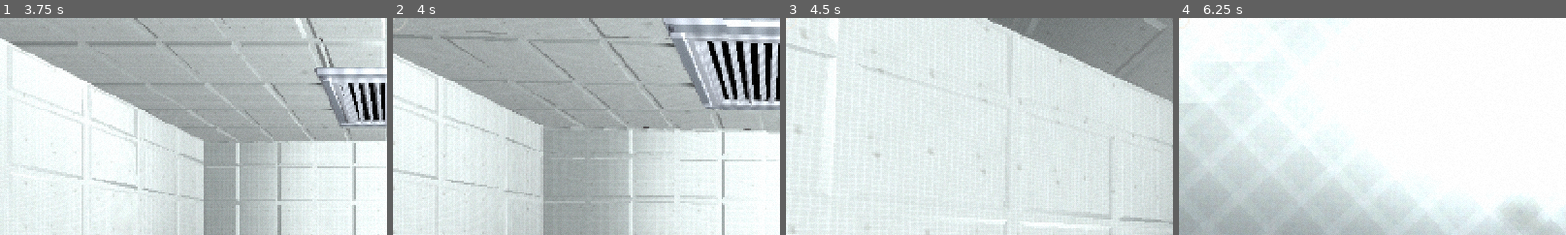
Above: before the commit, frames 1-4 (left to right).
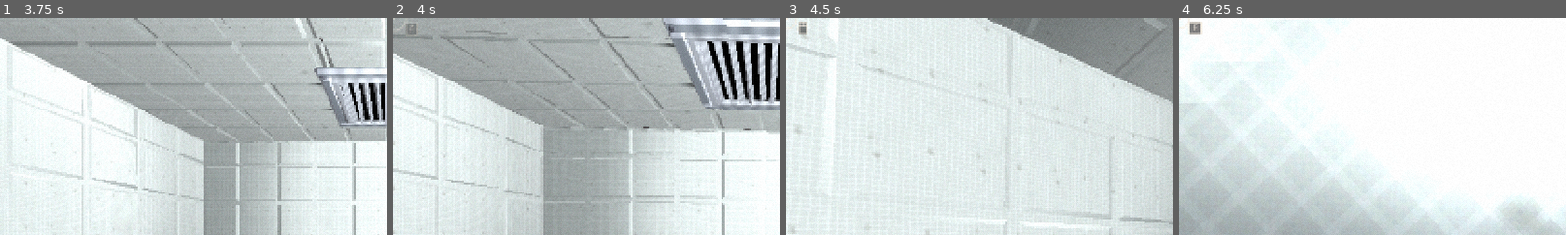
Above: after the commit, the same moments.

Repository: innollia/flesh-pit
Game: Godot game, scene res://main/scenes/main.tscn
The game is run twice, just before and just after one commit, with the same random seed, the same clock (stepped at 60 frames per second) and the same inputs.
Inputs (mouse positions are % of the whole screen's width and height, from its top left):
- Up to frame 1 (3.75 s): tap Enter (ui_accept) at 0.5, 1.25 s; move the mouse to (55, 50) at 0.52 s; hold W (fdk_move_forward) from 0.53 s (still down); tap F (fp_interact) at 0.6, 1.55, 2.3, 3.05 s; click (55, 50) at 0.67 s; tap Space (fdk_jump) at 0.77, 1.07, 1.52, 1.82, 3.02, 3.32 s; move the mouse to (45, 50) at 1.27 s; tap Ctrl (fdk_crouch) at 1.35 s; click (45, 50) at 1.42 s; move the mouse to (52, 48) at 2.02 s; press the mouse at (52, 48) at 2.03 s; move the mouse to (49, 52) at 2.77 s; release the mouse at (49, 52) at 2.78 s; tap Down (fdk_look_down) at 2.85 s; click (49, 52) at 2.92 s; move the mouse to (57, 51) at 3.52 s; hold Left (fdk_look_left) from 3.53 s (still down); click (57, 51) at 3.67 s
- Up to frame 2 (4 s): keep holding W (fdk_move_forward); keep holding Left (fdk_look_left); tap Space (fdk_jump) at 3.77 s; tap F (fp_interact) at 3.8 s
- Up to frame 3 (4.5 s): keep holding W (fdk_move_forward); tap Space (fdk_jump) at 4.07 s; move the mouse to (42, 49) at 4.27 s; release Left (fdk_look_left) at 4.28 s; tap Right (fdk_look_right) at 4.35 s; click (42, 49) at 4.42 s
- Up to frame 4 (6.25 s): tap Space (fdk_jump) at 4.52, 4.82, 6.02 s; tap F (fp_interact) at 4.55, 5.3, 6.05 s; move the mouse to (51, 50) at 5.02 s; hold Up (fdk_look_up) 5.03-5.78 s; click (51, 50) at 5.17 s; move the mouse to (46, 48) at 5.77 s; release W (fdk_move_forward) at 5.78 s; hold D (fdk_move_right) from 5.78 s (still down); tap G (fp_barrier) at 5.85 s; click (46, 48) at 5.92 s
The pictures show only the part of the screen within x 0-50%, y 0-50%; the shares and areas given below are measured in that part.

Frame 1 is identical in both runs. In frame 2, 0.1% of the frame differs, in the area x 3-7%, y 2-9%; in frame 3, 0.1%; in frame 4, 0.2%, in the area x 2-7%, y 1-8%.

Commit message:
W32: interact ring shows device button glyph at 4 o'clock

Diff:
--- a/game/main/scripts/fp_interact_ring.gd
+++ b/game/main/scripts/fp_interact_ring.gd
@@ -2,14 +2,35 @@
 
 ## Wordless interaction affordance (W03/W32, spec 03 §9 "상호작용이 뜬다"):
 ## a thin pale ring round the screen centre that fades in when fp_interact
-## would do something. No text, no icon language to learn.
+## would do something. A small button glyph sits at the ring's 4 o'clock,
+## matching the device the player last touched (keyboard F key cap,
+## gamepad X button, or a mouse with its side button lit).
 
 var shown: bool = false
+## "keyboard" | "pad" | "mouse" — follows the last input device used.
+var device: String = "keyboard"
 var _a: float = 0.0
+
+const INK := Color(0.96, 0.93, 0.88)
+const DARK := Color(0.08, 0.07, 0.07)
 
 func _ready() -> void:
 	set_anchors_preset(Control.PRESET_FULL_RECT)
 	mouse_filter = Control.MOUSE_FILTER_IGNORE
+
+func _input(event: InputEvent) -> void:
+	var d := device
+	if event is InputEventKey:
+		d = "keyboard"
+	elif event is InputEventJoypadButton:
+		d = "pad"
+	elif event is InputEventJoypadMotion and absf((event as InputEventJoypadMotion).axis_value) > 0.4:
+		d = "pad"
+	elif event is InputEventMouseButton:
+		d = "mouse"
+	if d != device:
+		device = d
+		queue_redraw()
 
 func _process(delta: float) -> void:
 	var target := 1.0 if shown else 0.0
@@ -23,5 +44,54 @@
 		return
 	var c := size * 0.5
 	var r := lerpf(22.0, 14.0, _a)
-	draw_arc(c, r, 0.0, TAU, 40, Color(0.96, 0.93, 0.88, 0.75 * _a), 2.0, true)
-	draw_circle(c, 2.0, Color(0.96, 0.93, 0.88, 0.9 * _a))
+	draw_arc(c, r, 0.0, TAU, 40, Color(INK, 0.75 * _a), 2.0, true)
+	draw_circle(c, 2.0, Color(INK, 0.9 * _a))
+	# 4 o'clock: 30 degrees below the right horizontal (screen y points down).
+	var p := c + Vector2(cos(deg_to_rad(30.0)), sin(deg_to_rad(30.0))) * (r + 13.0)
+	match device:
+		"pad":
+			_draw_pad(p)
+		"mouse":
+			_draw_mouse(p)
+		_:
+			_draw_key(p, _key_label())
+
+func _draw_key(p: Vector2, label: String) -> void:
+	var rect := Rect2(p - Vector2(9, 9), Vector2(18, 18))
+	draw_rect(rect, Color(DARK, 0.55 * _a), true)
+	draw_rect(rect, Color(INK, 0.85 * _a), false, 1.5)
+	var font := ThemeDB.fallback_font
+	var fs := 12
+	var w := font.get_string_size(label, HORIZONTAL_ALIGNMENT_LEFT, -1, fs).x
+	draw_string(font, p + Vector2(-w * 0.5, fs * 0.36), label, HORIZONTAL_ALIGNMENT_LEFT, -1, fs, Color(INK, 0.95 * _a))
+
+func _draw_pad(p: Vector2) -> void:
+	# Face-button diamond with the left (X) button filled.
+	var off := 5.5
+	var spots := [Vector2(0, -off), Vector2(off, 0), Vector2(0, off), Vector2(-off, 0)]
+	for i in spots.size():
+		var q: Vector2 = p + spots[i]
+		if i == 3:
+			draw_circle(q, 3.4, Color(INK, 0.95 * _a))
+		else:
+			draw_arc(q, 2.8, 0.0, TAU, 16, Color(INK, 0.6 * _a), 1.2, true)
+
+func _draw_mouse(p: Vector2) -> void:
+	# Mouse body seen from the side-top, side button (XBUTTON1) lit.
+	var body := Rect2(p - Vector2(6, 9), Vector2(12, 18))
+	draw_rect(body, Color(DARK, 0.55 * _a), true)
+	draw_rect(body, Color(INK, 0.85 * _a), false, 1.5)
+	draw_line(p + Vector2(0, -9), p + Vector2(0, -3), Color(INK, 0.6 * _a), 1.0)
+	draw_line(p + Vector2(-6, -3), p + Vector2(6, -3), Color(INK, 0.6 * _a), 1.0)
+	draw_rect(Rect2(p + Vector2(-8.5, -1), Vector2(3, 5)), Color(INK, 0.95 * _a), true)
+
+func _key_label() -> String:
+	if InputMap.has_action("fp_interact"):
+		for e in InputMap.action_get_events("fp_interact"):
+			if e is InputEventKey:
+				var k := e as InputEventKey
+				var code := k.physical_keycode if k.physical_keycode != KEY_NONE else k.keycode
+				var s := OS.get_keycode_string(code)
+				if s != "":
+					return s
+	return "F"
